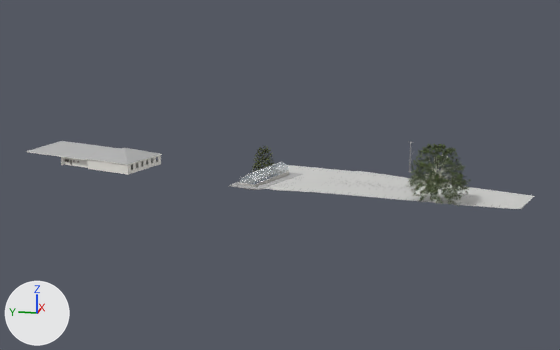
The glTF model models/main/n_t_-2_4.glb, before and after one commit.
One viewpoint serves both versions: a camera (50 mm lens) standing at (-471.2, 649.6, 185.5) and looking at (-183.6, 707.1, 113.6). The lights are fixed; the arrows at lower left show +X, +Y and +Z. The picture after the commit comes second. Where no turn or scale is listed for an object, it has been applied to the vertices.

The first picture shows "Children's Center W_spine_S walls (eave 114.75 m LiDAR; +-1 m)", "Children's Center W_spine_mid_S walls (eave 114.35 m LiDAR; +-1", "Children's Center roof S pavilion hip (eave 114.75 / ridge 118.", 'Greenhouse_Gable_ShadeGlazed_MSU', 'KQ Lot 28S asphalt + ortho paint (OSM 313031565; UNVERIFIED)', 'NT_LondonPlane_0122' and 3 more.
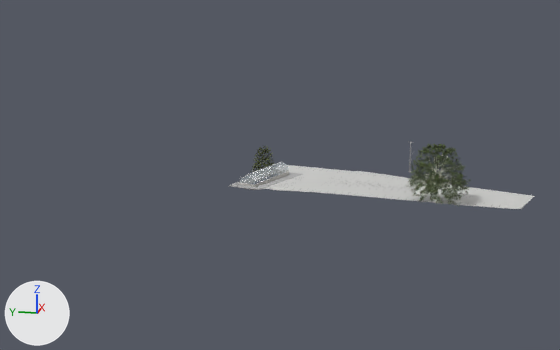
Where the change shows, as pixel boxes (x1, y1, x2, y2) in the pictures (560 x 350 px):
```json
{"object": "Children's Center roof S pavilion hip (eave 114.75 / ridge 118.", "change": "deleted", "before": [26, 141, 162, 165], "faces in mat_north_childctr_tile_barrel (grey #b3b3b3)": [26, 141, 160, 164]}
{"object": "Children's Center W_spine_S walls (eave 114.75 m LiDAR; +-1 m)", "change": "deleted", "before": [61, 155, 161, 175]}
{"object": "Children's Center W_spine_mid_S walls (eave 114.35 m LiDAR; +-1", "change": "deleted", "before": [65, 159, 79, 165]}
```

Edits to the scene script, one JSON object a line:
```json
{"op": "remove", "block": "ob_children_s_center_w_spine_s_walls__eave_114_75_m_lidar____1_m", "code": ["ob_children_s_center_w_spine_s_walls__eave_114_75_m_lidar____1_m = bpy.data.objects.new(\"Children's Center W_spine_S walls (eave 114.75 m LiDAR; +-1 m)\", me_nf_children_s_center_w_spine_s_walls__eave_114_75_m_lidar)", "ob_children_s_center_w_spine_s_walls__eave_114_75_m_lidar____1_m.location = (-166.2, 784.6, 112.5)"]}
{"op": "remove", "block": "ob_children_s_center_w_spine_mid_s_walls__eave_114_35_m_lidar____1", "code": ["ob_children_s_center_w_spine_mid_s_walls__eave_114_35_m_lidar____1 = bpy.data.objects.new(\"Children's Center W_spine_mid_S walls (eave 114.35 m LiDAR; +-1\", me_nf_children_s_center_w_spine_mid_s_walls__eave_114_35_m_lidar)", "ob_children_s_center_w_spine_mid_s_walls__eave_114_35_m_lidar____1.location = (-170.4, 800.2, 111.6)"]}
{"op": "remove", "block": "ob_children_s_center_roof_s_pavilion_hip__eave_114_75___ridge_118", "code": ["ob_children_s_center_roof_s_pavilion_hip__eave_114_75___ridge_118 = bpy.data.objects.new(\"Children's Center roof S pavilion hip (eave 114.75 / ridge 118.\", me_children_s_center_roof_s_pavilion_hip__eave_114_75___ridge_118)", "ob_children_s_center_roof_s_pavilion_hip__eave_114_75___ridge_118.location = (-163.2, 794.1, 116.2)"]}
```
